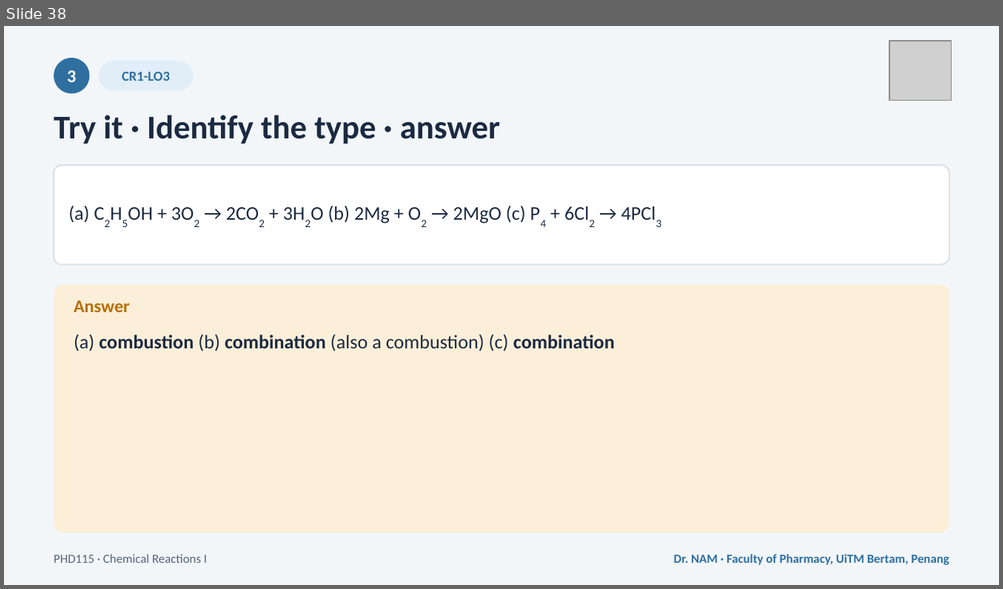
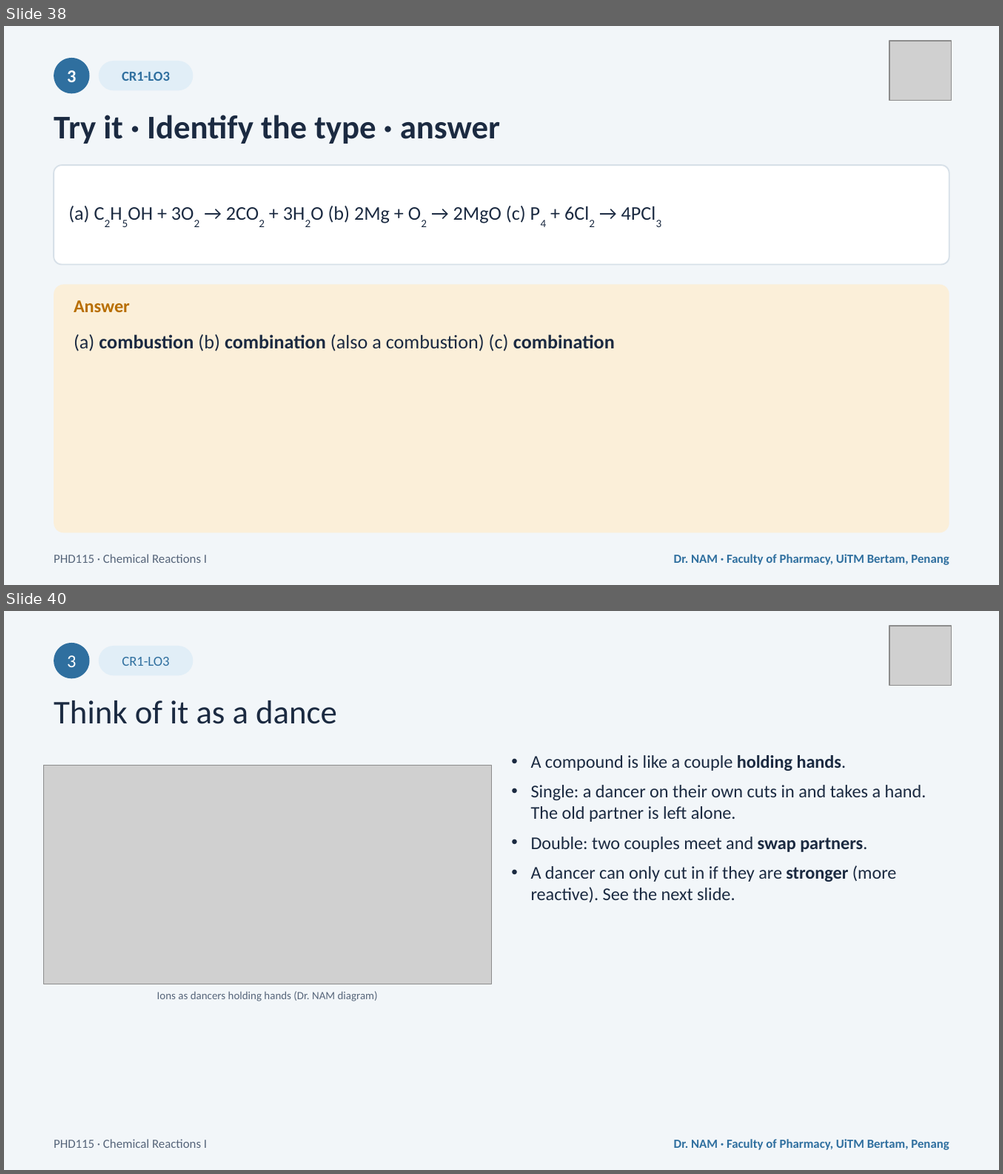
Before and after one commit to DrEnoun/phd115-nam, a slide deck: downloads/PHD115_ChemicalReactions1_Slides.pptx. Shown one above the other, each under a label of ours: slide 38 before the commit, slides 38 and 40 after it; the slides between them are not shown. The pictures are 1003x589 and 1003x1174 pixels, drawn with LibreOffice and Linux fonts; fonts in the diff are those of the drawing; grey boxes stand for pictures. Boxes give left, top, right and bottom in pixels: in the first picture for what was removed or moved away, otherwise in the second. Text is boxed around its words. In the diff, an @@ line names an element or a change of style, - is before the commit and + after.

```diff
--- a/downloads/PHD115_ChemicalReactions1_Slides.pptx
+++ b/downloads/PHD115_ChemicalReactions1_Slides.pptx
@@ slide 40 added at box(4, 611, 999, 1170), background #F2F6F9 @@
@@ picture added at box(889, 626, 950, 686) @@
@@ ellipse added at box(54, 643, 90, 678), fill #2F6F9F @@
@@ rounded rectangle added at box(99, 646, 193, 675), fill #E1EEF7 @@
@@ text added at box(67, 655, 76, 667), 13 pt, text #FFFFFF @@
+3
@@ text added at box(122, 657, 169, 666), 10 pt, text #2F6F9F @@
+CR1-LO3
@@ text added at box(54, 701, 337, 724), 24 pt, text #1B2A41 @@
+Think of it as a dance
@@ picture added at box(44, 765, 492, 984) @@
@@ text added at box(531, 755, 926, 903), 13 pt, text #1B2A41 @@
+• A compound is like a couple holding hands.
+• Single: a dancer on their own cuts in and takes a hand.
+  The old partner is left alone.
+• Double: two couples meet and swap partners.
+• A dancer can only cut in if they are stronger (more reactive). See the next slide.
@@ text added at box(157, 991, 378, 1002), 8 pt, text #56657A @@
+Ions as dancers holding hands (Dr. NAM diagram)
@@ text added at box(54, 1139, 207, 1148), 9 pt, text #56657A @@
+PHD115 · Chemical Reactions I
@@ text added at box(674, 1139, 948, 1150), 9 pt, text #2F6F9F, bold @@
+Dr. NAM · Faculty of Pharmacy, UiTM Bertam, Penang
```
Also in this commit, not shown: 7 slides changed, 10 other slides added, 9 other files.
